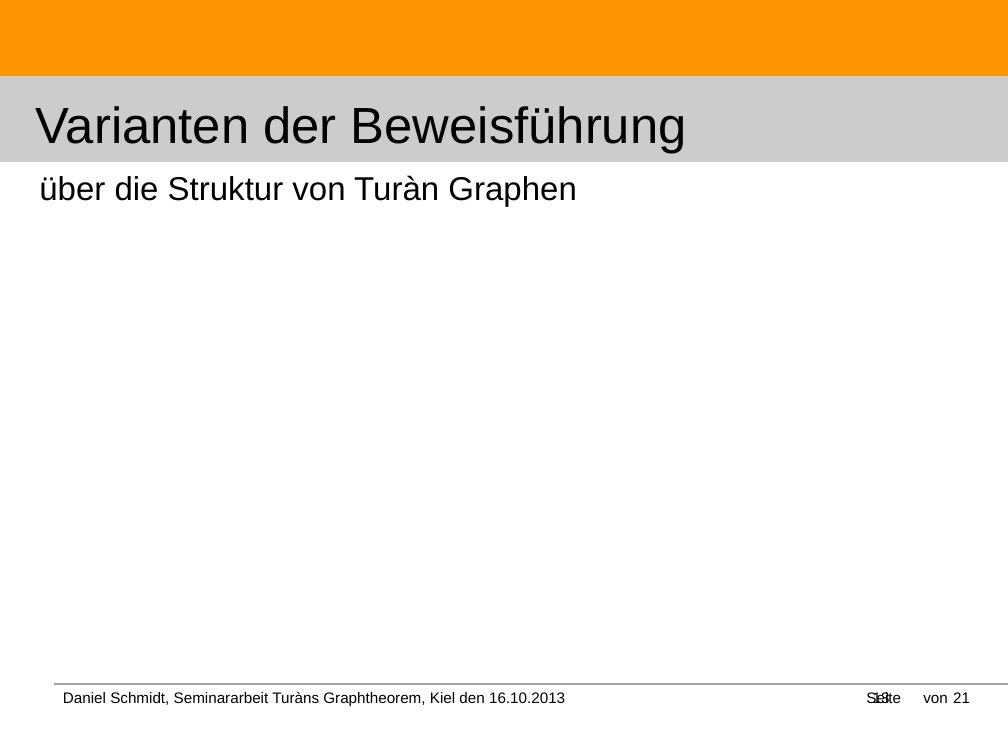
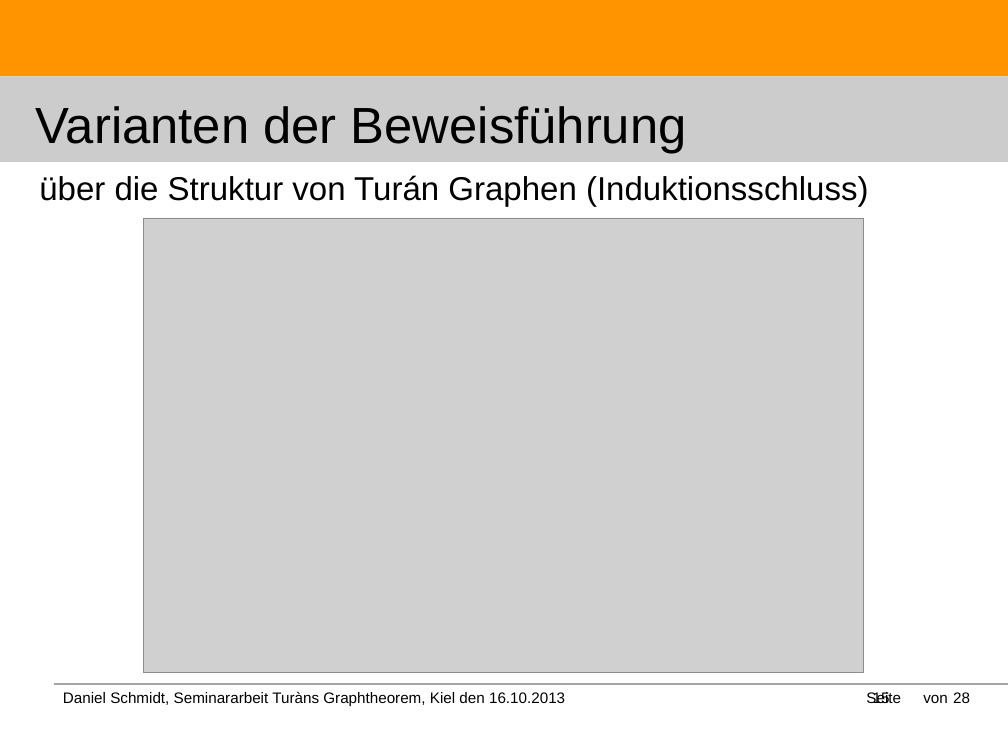
Before and after one commit to DanielMSchmidt/kombinatorik, a slide deck: slide 15 of Kombinatorik.odp (slide 13 before the commit). Drawn at 1008x756 pixels with LibreOffice and Linux fonts; fonts in the diff are those of the drawing; grey boxes stand for pictures. Boxes give left, top, right and bottom in pixels: in the first picture for what was removed or moved away, otherwise in the second. Text is boxed around its words. In the diff, an @@ line names an element or a change of style, - is before the commit and + after.

```diff
--- a/Kombinatorik.odp
+++ b/Kombinatorik.odp
@@ title at [39, 175, 868, 207]: text changed @@
-über die Struktur von Turàn Graphen
+über die Struktur von Turán Graphen (Induktionsschluss)
@@ picture added at [144, 218, 863, 672] @@
@@ text at [953, 692, 970, 703]: text changed @@
-21
+28
```
Also in this commit, not shown: 19 other slides changed, 7 slides added, 14 other files.
